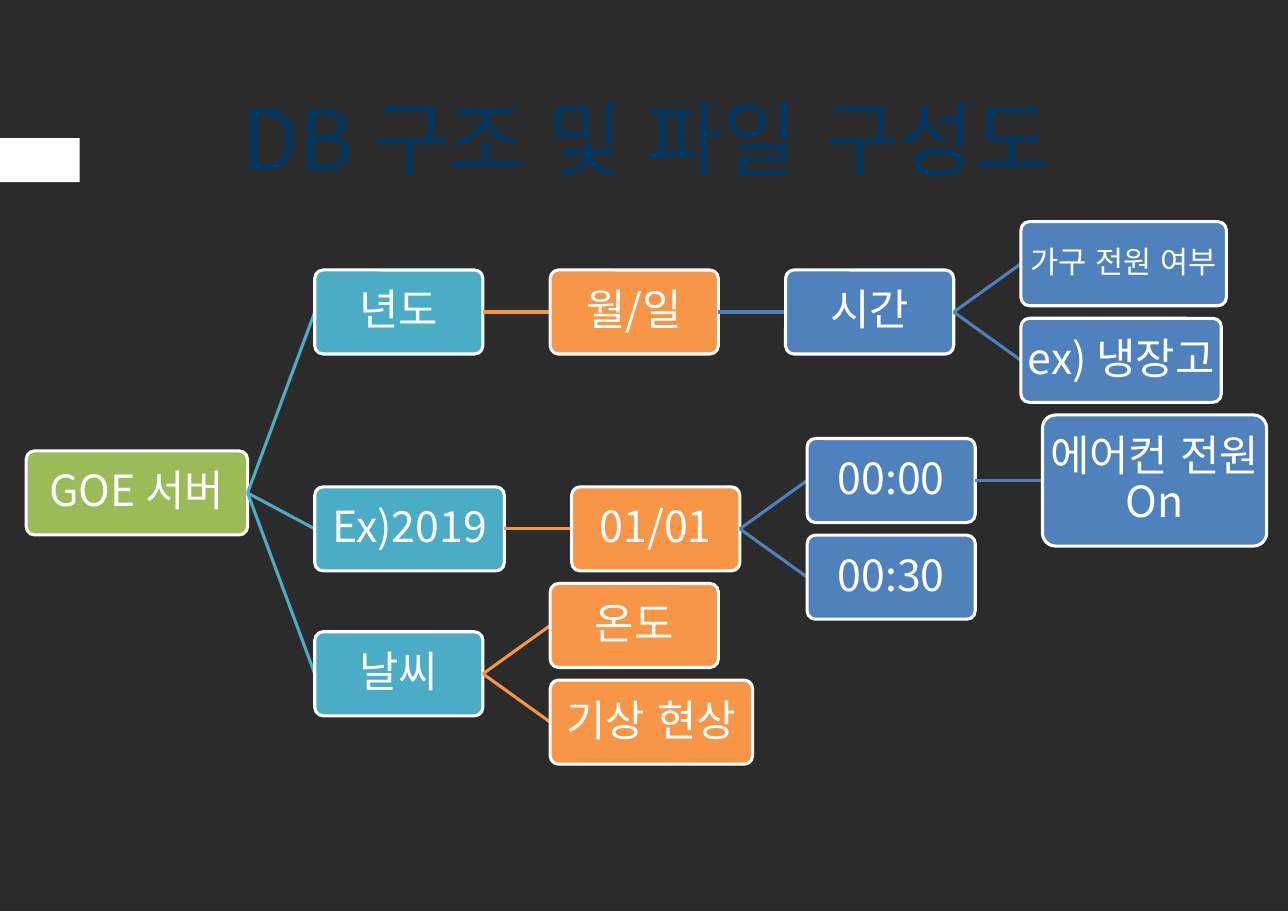
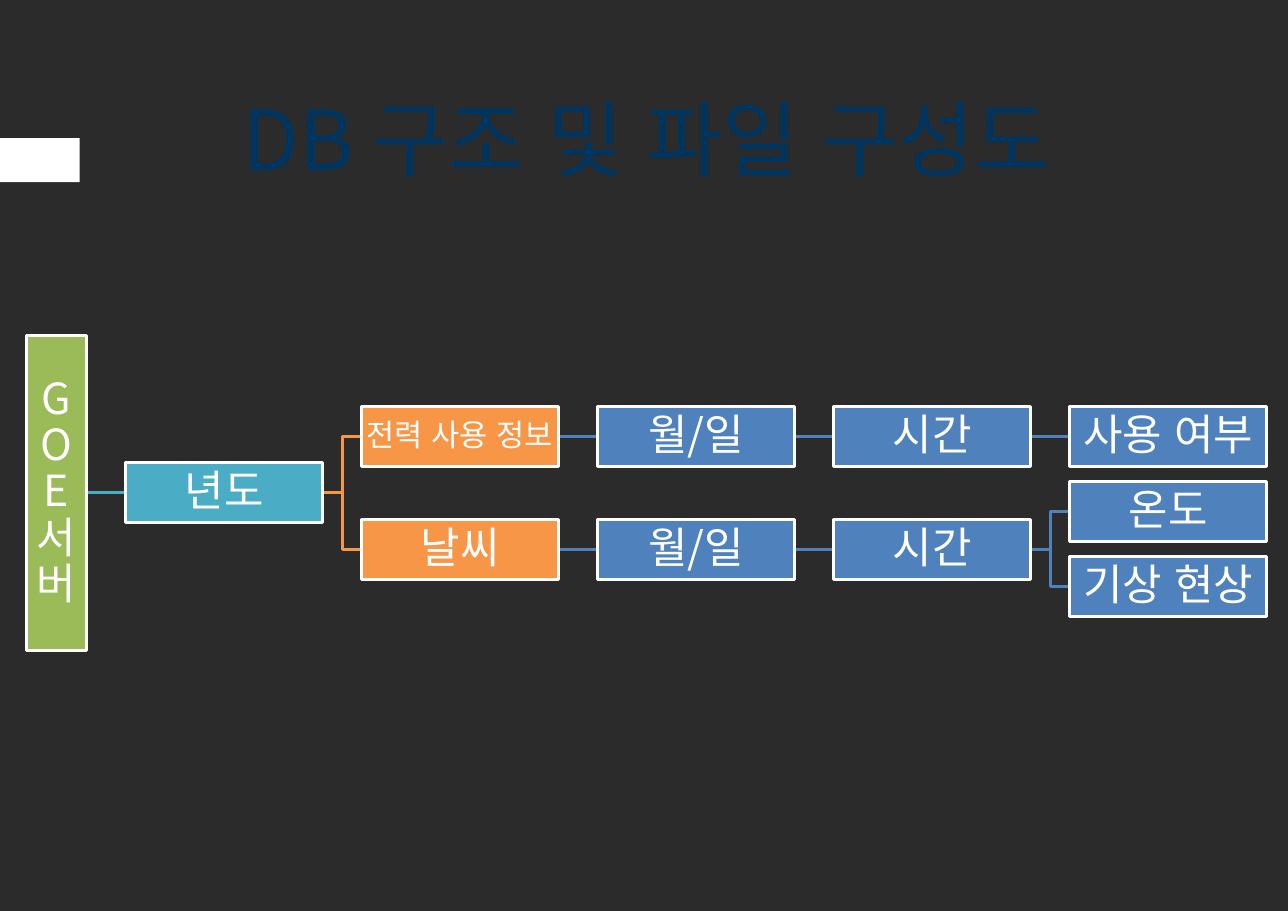
Before and after one commit to Nam-SW/GOE, a slide deck: slide 13 of documents/KDN 발표 자료.pptx. Drawn at 1288x911 pixels with LibreOffice and Linux fonts; fonts in the diff are those of the drawing; background and template pictures are left out; a plain dark background stands for a picture behind light text. Boxes give left, top, right and bottom in pixels: in the first picture for what was removed or moved away, otherwise in the second. Text is boxed around its words. In the diff, an @@ line names an element or a change of style, - is before the commit and + after.

```diff
--- a/documents/KDN 발표 자료.pptx
+++ b/documents/KDN 발표 자료.pptx
@@ text "GOE 서버" moved from (x1=50, y1=470, x2=225, y2=510) to (x1=37, y1=517, x2=76, y2=603) @@
@@ text "GOE 서버" at (x1=37, y1=517, x2=76, y2=603): rotation 0 to 270 degrees @@
@@ text "월/일" rewrapped from (x1=586, y1=289, x2=682, y2=333) to (x1=648, y1=407, x2=744, y2=458) @@
@@ text "시간" rewrapped from (x1=830, y1=289, x2=909, y2=329) to (x1=893, y1=407, x2=972, y2=454) @@
@@ freeform shape at (x1=794, y1=432, x2=834, y2=443): rotation 324 to 0 degrees; outline redrawn @@
@@ freeform shape resized from (x1=975, y1=479, x2=1042, y2=481) to (x1=1030, y1=432, x2=1070, y2=443) @@
@@ text "년도" rewrapped from (x1=359, y1=289, x2=438, y2=328) to (x1=185, y1=463, x2=264, y2=509) @@
@@ freeform shape at (x1=86, y1=488, x2=126, y2=499): rotation 28 to 0 degrees; outline redrawn @@
@@ text "온도" rewrapped from (x1=595, y1=604, x2=674, y2=642) to (x1=1129, y1=482, x2=1208, y2=528) @@
@@ text "날씨" rewrapped from (x1=359, y1=651, x2=438, y2=691) to (x1=421, y1=519, x2=500, y2=567) @@
@@ freeform shape resized from (x1=505, y1=528, x2=572, y2=530) to (x1=559, y1=544, x2=598, y2=555) @@
@@ freeform shape at (x1=559, y1=544, x2=598, y2=555): outline #F79646 2 pt to #4F81BD 2 pt @@
@@ freeform shape at (x1=794, y1=544, x2=834, y2=555): rotation 35 to 0 degrees; outline redrawn @@
@@ text "기상 현상" rewrapped from (x1=567, y1=700, x2=736, y2=740) to (x1=1083, y1=557, x2=1253, y2=604) @@
@@ group added at (x1=26, y1=335, x2=1267, y2=650): 11 rectangles, 5 freeform shapes, 4 texts @@
+전력 사용 정보
+사용 여부
+월/일
+시간
@@ group removed at (x1=26, y1=221, x2=1266, y2=765): 14 rounded rectangles, 8 freeform shapes, 7 texts @@
-가구 전원 여부
-ex) 냉장고
-Ex)2019
-01/01
-00:00
-에어컨 전원 On
-00:30
```
Also in this commit, not shown: 2 other slides changed, 2 other files.
